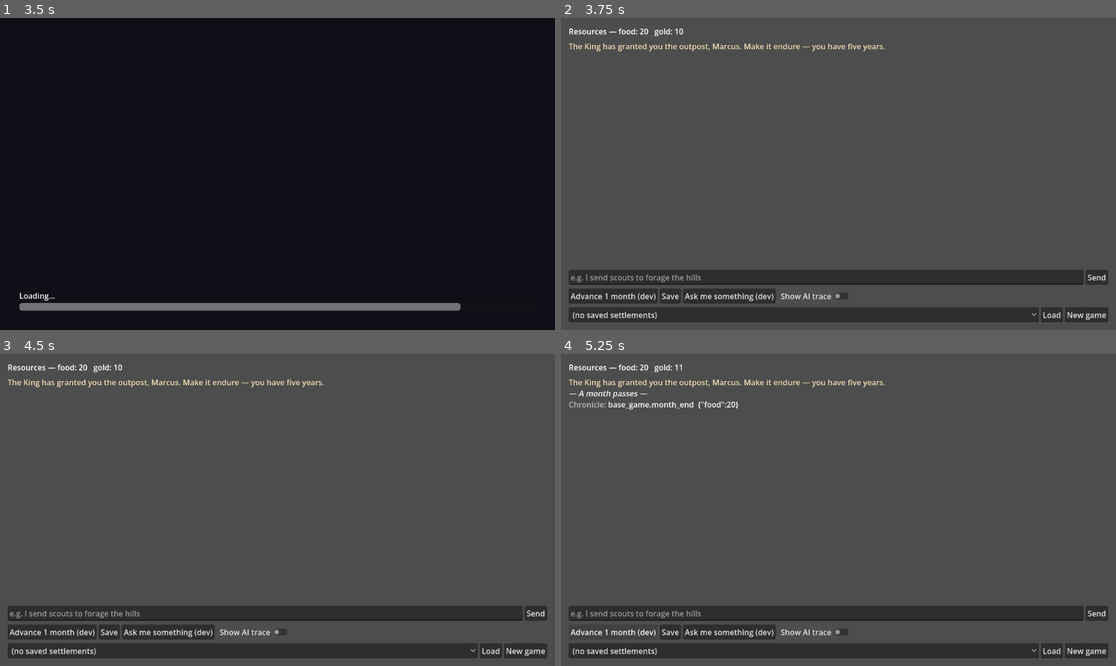
Above: before the commit, frames 1-4 (two rows, left to right).
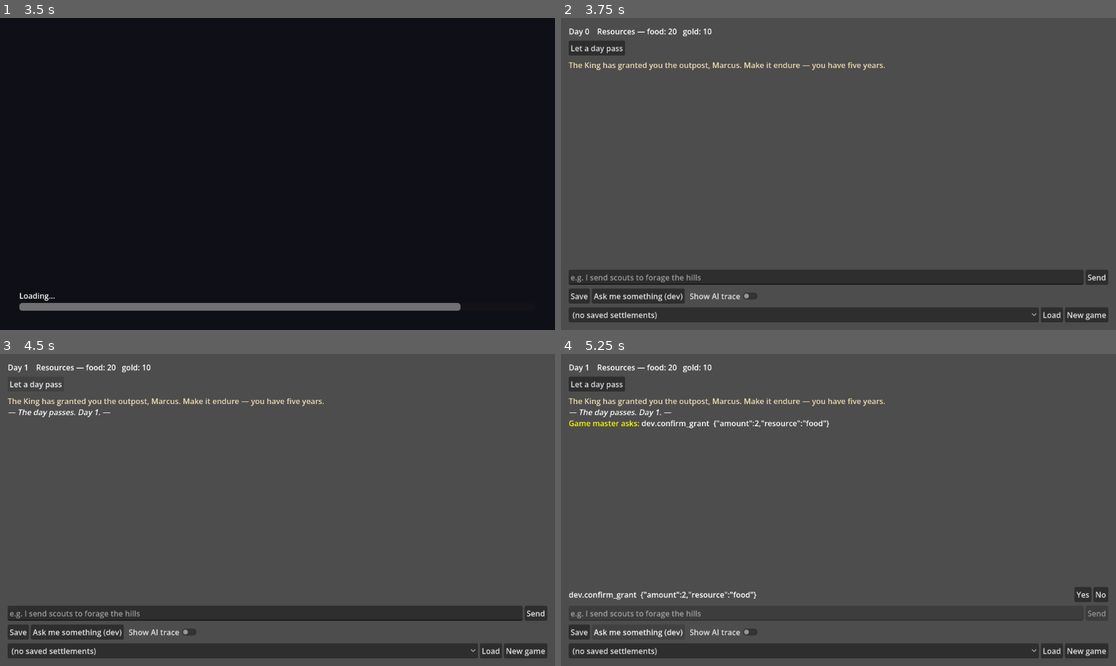
Above: after the commit, the same moments.

Repository: ThiagoVSouza/TheOutpostGodot
Game: Godot game, scene res://core/bootstrap/boot.tscn
The game is run twice, just before and just after one commit, with the same random seed, the same clock (stepped at 60 frames per second) and the same inputs.
Inputs (mouse positions are in pixels of both pictures, inside the frame that each line leads up to):
- Up to frame 1 (3.5 s): tap Enter at 0.5 s; move the mouse to (399, 158) at 0.52 s; hold Shift 0.53-1.25 s; click (399, 158) at 0.67 s; tap Space at 1.25 s; drag from (166, 189) to (249, 236) at 1.27 s; click "New Game" at 2 s; click "Start" at 2.75 s
- Up to frame 2 (3.75 s): tap Enter at 3.5 s; move the mouse to (894, 105) at 3.52 s; tap Ctrl at 3.6 s; click (894, 105) at 3.67 s
- Up to frame 3 (4.5 s): click (33, 385) at 4.25 s, where only the run after the commit has a clickable "Let a day pass"
- Up to frame 4 (5.25 s): click (610, 631) at 5 s, where only the run before the commit has a clickable "Advance 1 month (dev)"

Frame 1 is identical in both runs. In frame 2, 2.8% of the frame differs, in the area x 1-59%, y 3-92%; in frame 3, 2.6%; in frame 4, 4.2%, in the area x 1-99%, y 3-92%.

Commit message:
In-play time-advance: let the player pass days so plots tick
Time is turn-driven, but the player now owns when it passes. The chat
screen's dev "advance 1 month" button becomes a real "Let a day pass"
control plus a day indicator; advancing the clock fires day_passed, the
PlanTicker ticks due plots off its own subscription, and each tick
surfaces a base_game.plan_ticked chronicle line (i18n key + values, D24)
so a background plot moving is visible in-game, not only in the trace.

The seeded steward_extortion plot's wake drops 30 -> 3 days so the
living-world loop is observable in a short hands-on session (placeholder
pacing). New end-to-end test drives the real new-game seed through real
clock advances and asserts the plot escalated + emitted; 301 green.

Co-Authored-By: Claude Opus 4.8 <noreply@anthropic.com>

Diff:
--- a/modules/base_game/base_game_module.gd
+++ b/modules/base_game/base_game_module.gd
@@ -113,8 +113,10 @@
 	bus.execute(CreateEntityCommand.new("outpost", Entities.LOCATION, "The Outpost"))
 	bus.execute(GrantResourceCommand.new("food", 20))
 	bus.execute(GrantResourceCommand.new("gold", 10))
+	# Due in a few days, not a full month: the plot should visibly tick within a short hands-on
+	# session so the living-world loop can be watched end to end (placeholder pacing).
 	bus.execute(CreatePlanCommand.new("steward_extortion", "steward_extortion", "plan_tick",
-		["steward", "hero"], "The King's Steward is pressuring the outpost for bribes.", 30))
+		["steward", "hero"], "The King's Steward is pressuring the outpost for bribes.", 3))
 	kernel.state.set_value("opening_line",
 		"The King has granted you the outpost, %s. Make it endure — you have five years." % hero_name)
 
@@ -308,6 +310,10 @@
 			 "as": "$$transition"},
 			{"op": "run_command", "name": "apply_plan_transition",
 			 "args": {"plan_id": "@plan_id", "transition": "$$transition", "today": "@today"}},
+			# Surface the tick as a chronicle line (key + values, i18n discipline D24) so a plot
+			# advancing in the background is visible in-game, not only in the trace.
+			{"op": "emit", "msg": "base_game.plan_ticked",
+			 "values": {"situation": "@situation", "transition": "$$transition"}},
 			# Record what happened so the next tick can retrieve it (D37). The memory is the
 			# *development* (what changed); the plan's situation carries the who — so a generic line
 			# tagged with the subjects reads coherently when retrieved beside the situation, and the
--- a/modules/base_game/screens/chat_screen.gd
+++ b/modules/base_game/screens/chat_screen.gd
@@ -10,6 +10,7 @@
 ## The UI is built in code to keep the scene file trivial.
 
 var _source: AiInputSource
+var _day_label: Label
 var _resource_label: Label
 var _log_label: RichTextLabel
 var _input: LineEdit
@@ -49,6 +50,7 @@
 		_append("[color=wheat]%s[/color]" % opening)
 	else:
 		_append("[b]The Outpost[/b] — the game master awaits. Describe what you do.")
+	_refresh_day()
 	_refresh_resources()
 	_refresh_slots()
 	# The GATE 0 call for M4: a question the player was asked before they closed the game is
@@ -70,8 +72,24 @@
 	vbox.add_theme_constant_override("separation", 8)
 	margin.add_child(vbox)
 
+	var status_row := HBoxContainer.new()
+	status_row.add_theme_constant_override("separation", 16)
+	vbox.add_child(status_row)
+	_day_label = Label.new()
+	status_row.add_child(_day_label)
 	_resource_label = Label.new()
-	vbox.add_child(_resource_label)
+	_resource_label.size_flags_horizontal = Control.SIZE_EXPAND_FILL
+	status_row.add_child(_resource_label)
+
+	# Time is turn-driven, but the player owns when it passes: nothing here costs a day, and this
+	# control lets a day go by so background plots tick (M5/D36). Sits in the play area, not the
+	# dev row — it is a real game action, not a debug shortcut.
+	var time_row := HBoxContainer.new()
+	vbox.add_child(time_row)
+	var pass_day := Button.new()
+	pass_day.text = "Let a day pass"
+	pass_day.pressed.connect(_on_pass_day)
+	time_row.add_child(pass_day)
 
 	_log_label = RichTextLabel.new()
 	_log_label.bbcode_enabled = true
@@ -115,10 +133,6 @@
 
 	var dev_row := HBoxContainer.new()
 	vbox.add_child(dev_row)
-	var advance := Button.new()
-	advance.text = "Advance 1 month (dev)"
-	advance.pressed.connect(_on_advance_month)
-	dev_row.add_child(advance)
 	var save_button := Button.new()
 	save_button.text = "Save"
 	save_button.pressed.connect(_on_save)
@@ -297,6 +311,7 @@
 		return
 	_clear_question()
 	_append("[i]— Loaded '%s', day %d —[/i]" % [Kernel.session.slot_name, Kernel.clock.total_days])
+	_refresh_day()
 	_refresh_resources()
 	# A loaded game brings its own unanswered question, if it had one.
 	_present_oldest_pending()
@@ -307,6 +322,7 @@
 	Kernel.session.start_new()
 	_clear_question()
 	_append("[i]— A new settlement —[/i]")
+	_refresh_day()
 	_refresh_resources()
 	_refresh_slots()
 	_set_busy(false)
@@ -321,9 +337,17 @@
 		_append("[color=orange]System:[/color] Could not save (%s)." % result["error"])
 
 
-func _on_advance_month() -> void:
-	_append("[i]— A month passes —[/i]")
-	Kernel.clock.advance(GameClock.DAYS_PER_MONTH)
+## Let one day of game time pass. Time is turn-driven and the player triggers it explicitly
+## (the chosen model): advancing the clock fires `day_passed`, which the [PlanTicker] handles off
+## its own subscription — a due plot ticks in the background and surfaces as a chronicle line via
+## `workflow_emit`, so no awaiting is needed here. Blocked while a turn or question is in flight,
+## for the same reason input is: the world must not move under an unresolved action.
+func _on_pass_day() -> void:
+	if Kernel.ai_orchestrator.is_busy() or not _pending_instance.is_empty():
+		return
+	Kernel.clock.advance(1)
+	_append("[i]— The day passes. Day %d. —[/i]" % Kernel.clock.total_days)
+	_refresh_day()
 	_refresh_resources()
 
 
@@ -356,6 +380,10 @@
 			_retry_button.visible = false
 
 
+func _refresh_day() -> void:
+	_day_label.text = "Day %d" % Kernel.clock.total_days
+
+
 func _refresh_resources() -> void:
 	var resources: Dictionary = Kernel.state.get_value("resources", {})
 	if resources.is_empty():
--- a/tests/integration/test_new_game_seed.gd
+++ b/tests/integration/test_new_game_seed.gd
@@ -39,14 +39,42 @@
 	# Starting resources.
 	assert_eq(int((kernel.state.get_value("resources", {}) as Dictionary).get("food", 0)), 20)
 
-	# One background plot, already due at its wake so the ticker will run it.
+	# One background plot, due within a few days so it ticks in a short hands-on session (the
+	# placeholder pacing that makes the living-world loop observable in-game).
 	var plans: Dictionary = kernel.state.get_value("plans", {})
 	assert_true(plans.has("steward_extortion"), "a starting plot exists")
-	assert_false(Plans.due(plans, 30).is_empty(), "and it is due at its wake day")
+	assert_true(Plans.due(plans, 2).is_empty(), "not yet due on day 2")
+	assert_false(Plans.due(plans, 3).is_empty(), "due by day 3")
 
 	# The opening the game screen shows, and the announcement.
 	assert_string_contains(String(kernel.state.get_value("opening_line", "")), "Livia")
 	assert_eq(started.size(), 1, "new_game_started fired once")
+
+
+func test_letting_days_pass_ticks_the_seeded_plot_in_play() -> void:
+	# The in-play time-advance deliverable end to end: a freshly seeded game, then game days pass
+	# (as the "let a day pass" control does — via the clock, not a direct ticker call), and the
+	# seeded plot ticks on its own subscription and surfaces a chronicle emit.
+	var kernel := _kernel()
+	(kernel.ai_runner as FakeAiRunner).set_result("classify_plan_transition", "escalate")
+	var chronicled: Array = []
+	kernel.events.subscribe("workflow_emit", func(p: Dictionary) -> void: chronicled.append(p))
+
+	kernel.session.begin_new_game({"hero_name": "Livia"})
+	var before := int((kernel.state.get_value("plans", {})["steward_extortion"]["direction"]
+		as Dictionary)["intensity"])
+
+	kernel.clock.advance(3)  # reach the plot's wake day
+	# The tick suspends a frame at its ai step (FakeAiRunner yields), so let it finish.
+	for _i in range(5):
+		await get_tree().process_frame
+
+	var after := int((kernel.state.get_value("plans", {})["steward_extortion"]["direction"]
+		as Dictionary)["intensity"])
+	assert_gt(after, before, "the seeded plot escalated as the days passed")
+	var ticked := chronicled.filter(func(p: Dictionary) -> bool:
+		return String(p.get("msg", "")) == "base_game.plan_ticked")
+	assert_false(ticked.is_empty(), "the tick surfaced a chronicle line in play")
 
 
 func test_begin_new_game_replaces_a_previous_game() -> void:
Not shown, changed: docs/plan.md
